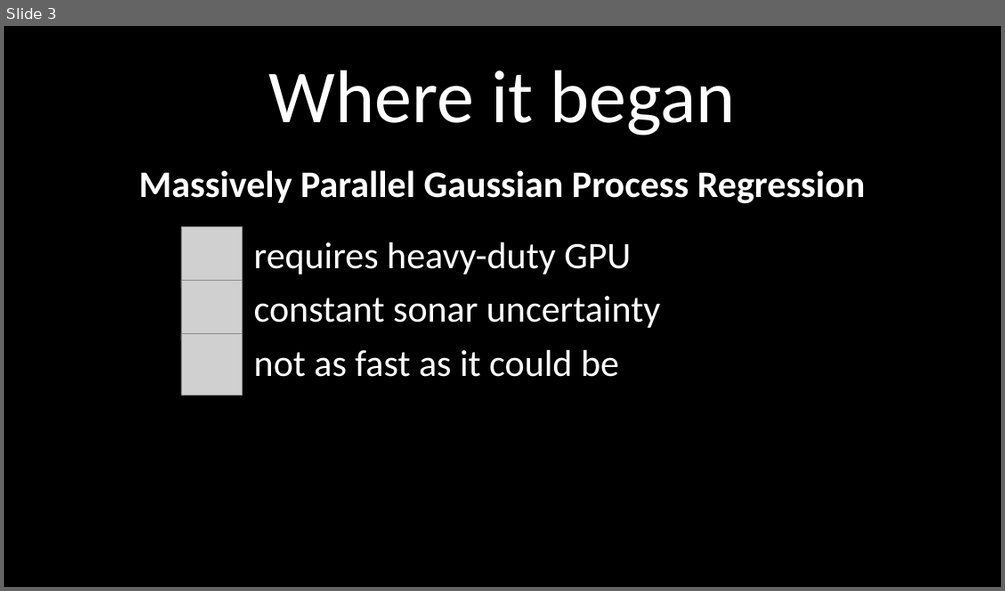
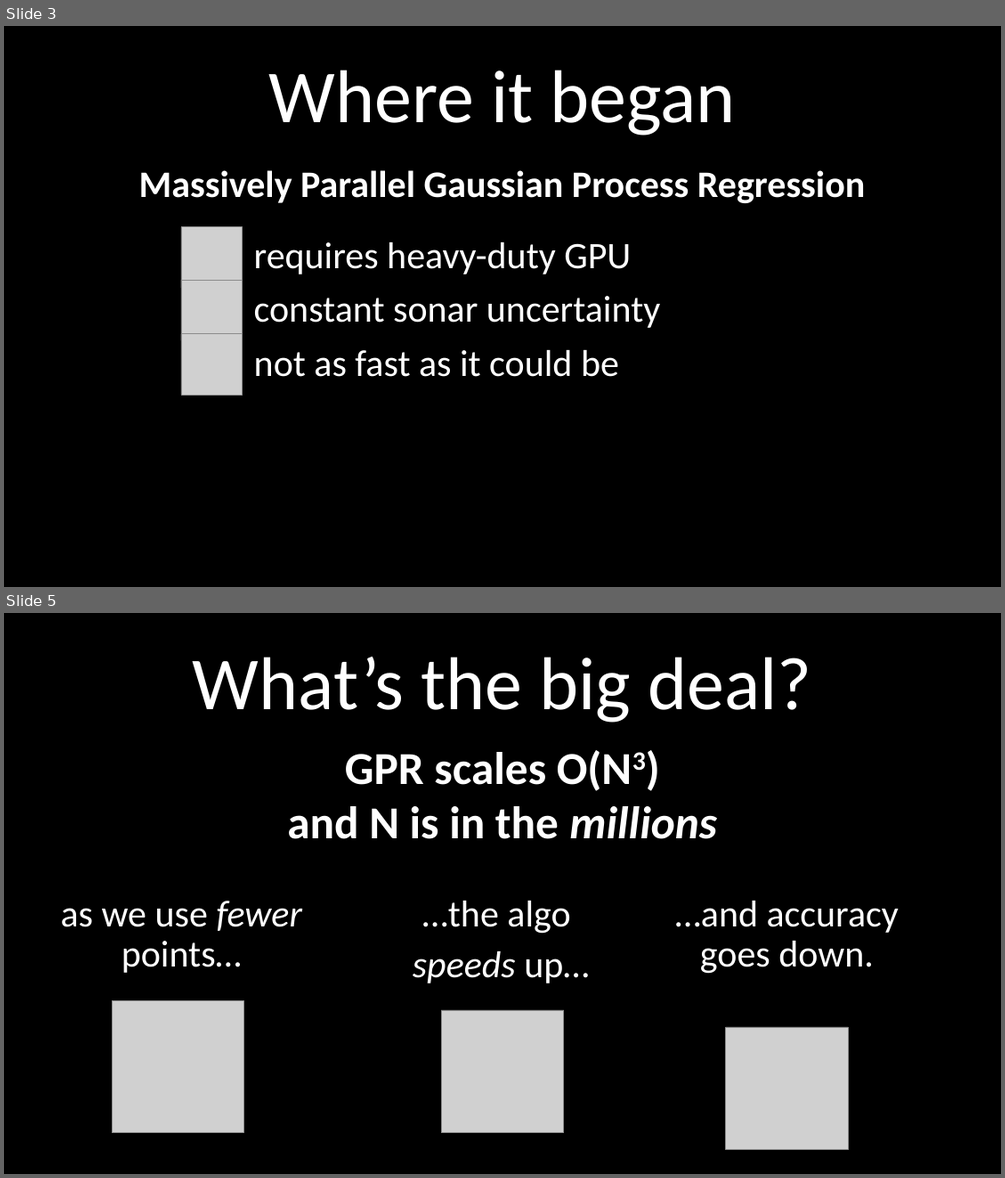
Before and after one commit to PhilParisi/gpr_ms_thesis, a slide deck: presentations/28March2023_committee.pptx. Shown one above the other, each under a label of ours: slide 3 before the commit, slides 3 and 5 after it; the slides between them are not shown. The pictures are 1005x591 and 1005x1178 pixels, drawn with LibreOffice and Linux fonts; fonts in the diff are those of the drawing; grey boxes stand for pictures. Boxes give left, top, right and bottom in pixels: in the first picture for what was removed or moved away, otherwise in the second. Text is boxed around its words. In the diff, an @@ line names an element or a change of style, - is before the commit and + after.

```diff
--- a/presentations/28March2023_committee.pptx
+++ b/presentations/28March2023_committee.pptx
@@ slide 5 added at box(4, 613, 1001, 1174), background #000000 @@
@@ title added at box(193, 657, 811, 722), 72 pt, text #FFFFFF @@
+What’s the big deal?
@@ text added at box(287, 750, 717, 839), 44 pt, text #FFFFFF, bold @@
+GPR scales O(N3)
+and N is in the millions
@@ subtitle added at box(61, 900, 302, 973), 36 pt, text #FFFFFF @@
+as we use fewer points…
@@ text added at box(413, 900, 589, 983), 36 pt, text #FFFFFF @@
+…the algo
+speeds up…
@@ text added at box(675, 900, 898, 973), 36 pt, text #FFFFFF @@
+…and accuracy goes down.
@@ picture added at box(112, 1000, 243, 1132) @@
@@ picture added at box(442, 1010, 564, 1133) @@
@@ picture added at box(726, 1027, 849, 1150) @@
```
Also in this commit, not shown: 4 slides changed, 31 slides removed, 1 other file.
